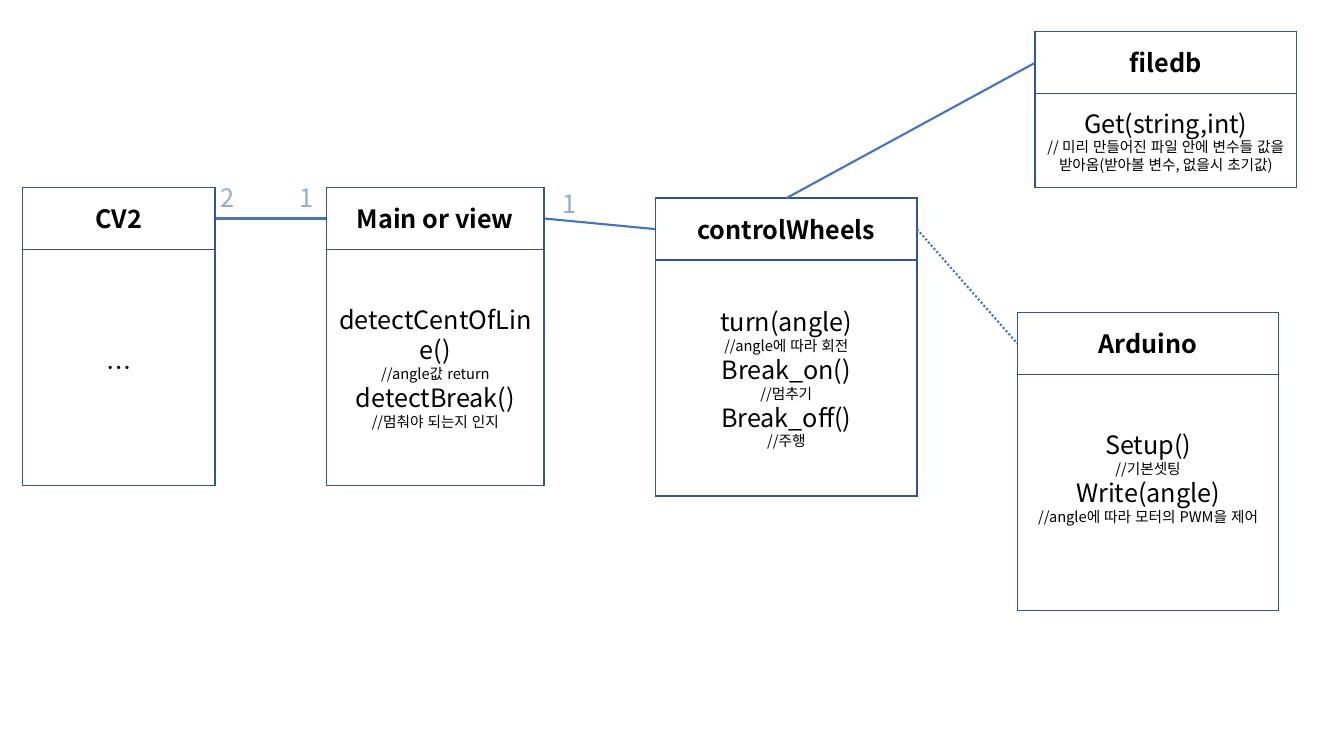
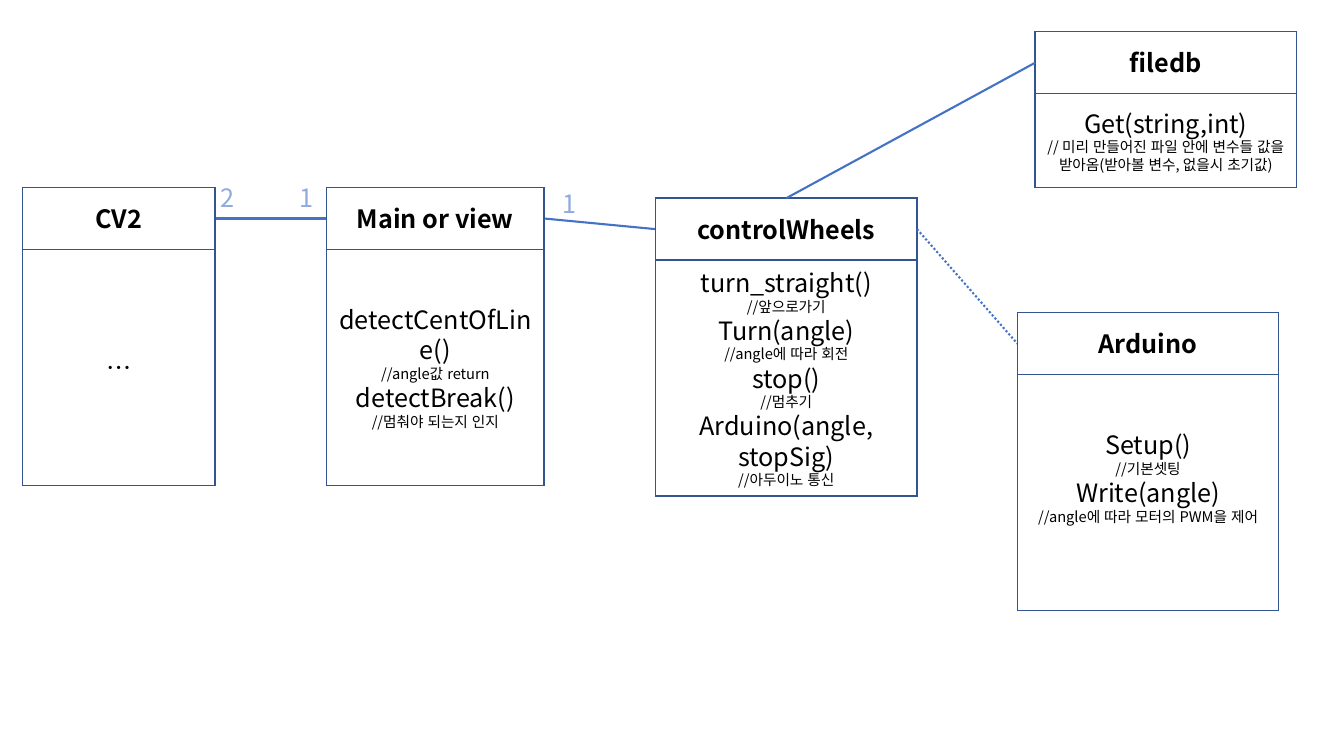
Before and after one commit to yohanSW/smart_car, a slide deck: slide 3 of architecture.pptx. Drawn at 1344x756 pixels with LibreOffice and Linux fonts; fonts in the diff are those of the drawing. Boxes give left, top, right and bottom in pixels: in the first picture for what was removed or moved away, otherwise in the second. Text is boxed around its words. In the diff, an @@ line names an element or a change of style, - is before the commit and + after.

```diff
--- a/architecture.pptx
+++ b/architecture.pptx
@@ text in rectangle at [699,271,873,488]: text changed @@
-turn(angle)
-//angle에 따라 회전
-Break_on()
-//멈추기
-Break_off()
-//주행
+turn_straight()
+//앞으로가기
+Turn(angle)
+//angle에 따라 회전
+stop()
+//멈추기
+Arduino(angle, stopSig)
+//아두이노 통신
```
Also in this commit, not shown: 2 other files.
